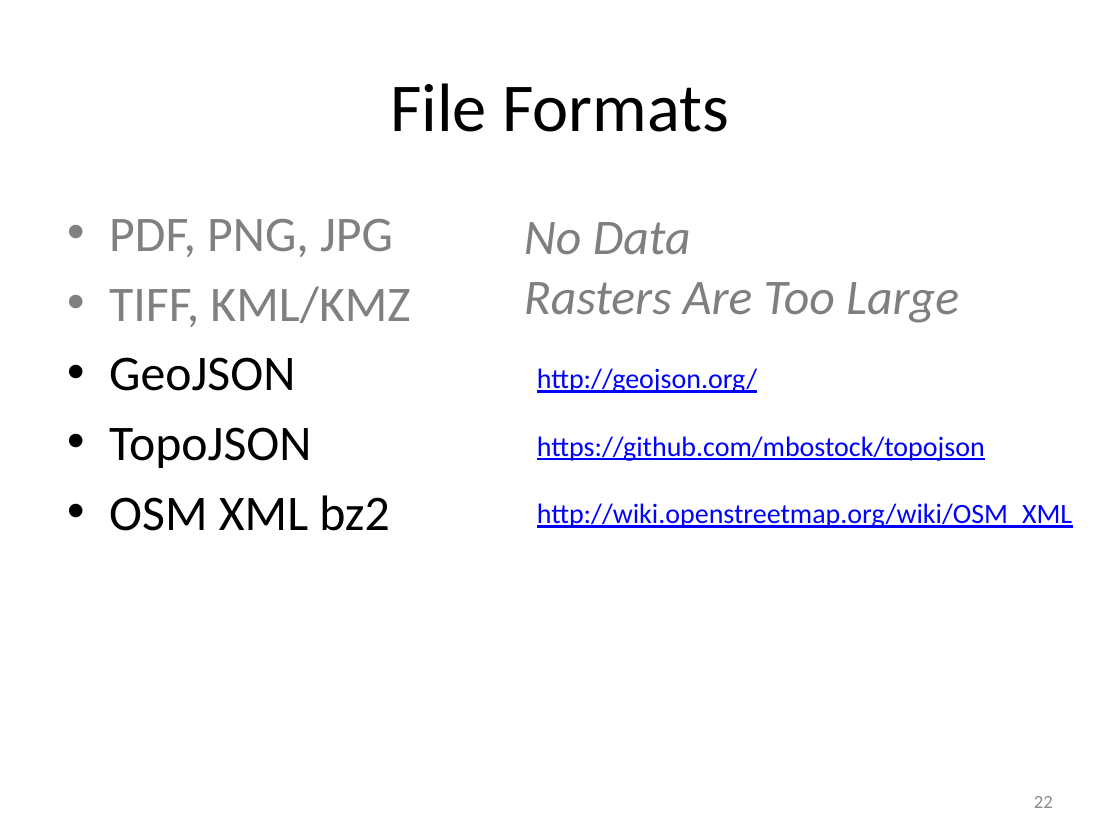
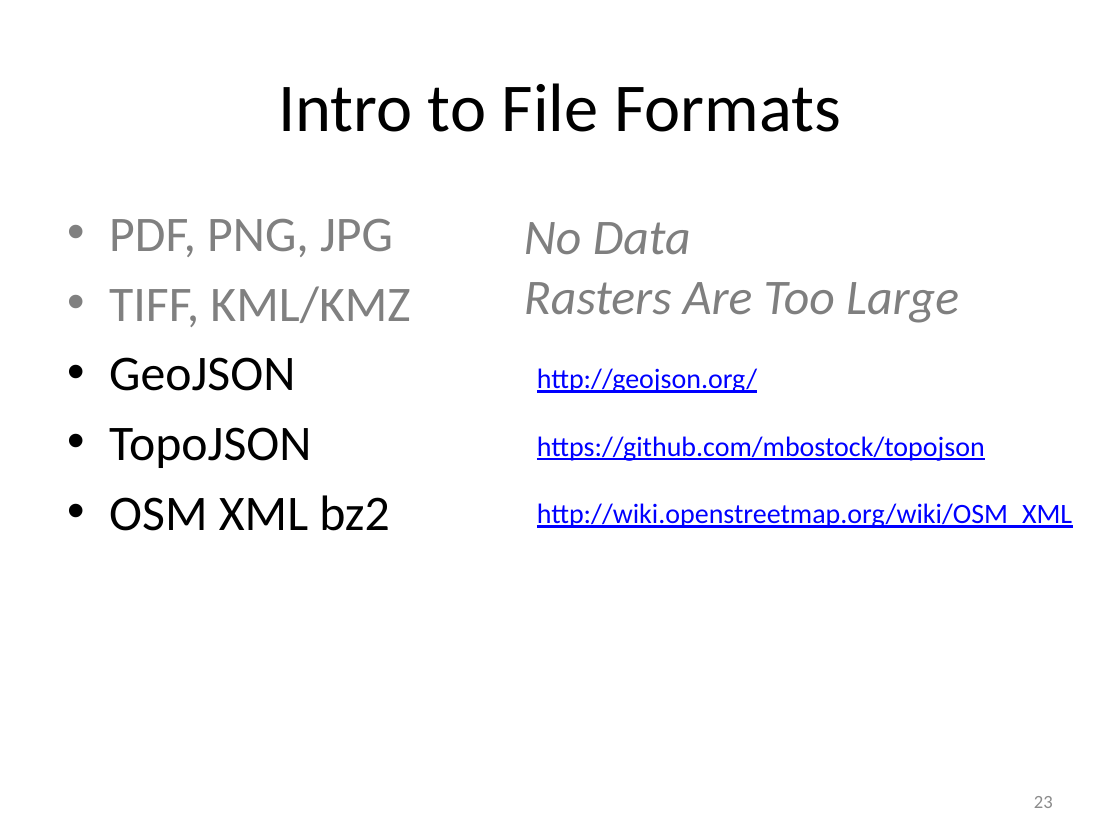
Before and after one commit to vightel/FloodMapsWorkshop, a slide deck: slide 23 of FloodMappingWorkshop.pptx (slide 22 before the commit). Drawn at 1120x840 pixels with LibreOffice and Linux fonts; fonts in the diff are those of the drawing. Boxes give left, top, right and bottom in pixels: in the first picture for what was removed or moved away, otherwise in the second. Text is boxed around its words. In the diff, an @@ line names an element or a change of style, - is before the commit and + after.

```diff
--- a/FloodMappingWorkshop.pptx
+++ b/FloodMappingWorkshop.pptx
@@ title at box(278, 83, 841, 132): text changed @@
-File Formats
+Intro to File Formats
@@ page number at box(1034, 796, 1053, 808): text changed @@
-22
+23
```
Also in this commit, not shown: 11 other slides changed, 5 slides added, 9 other files.
